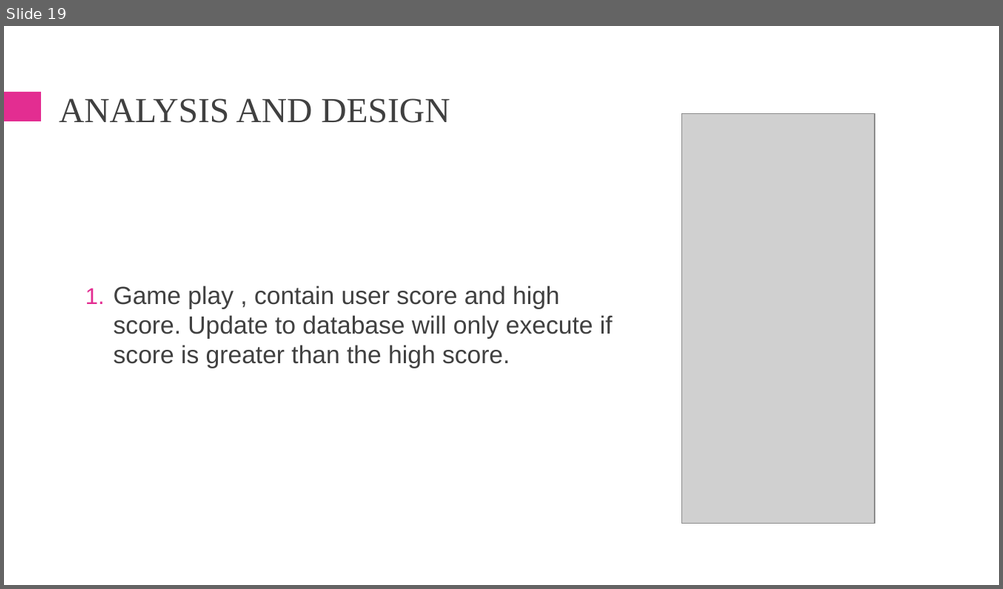
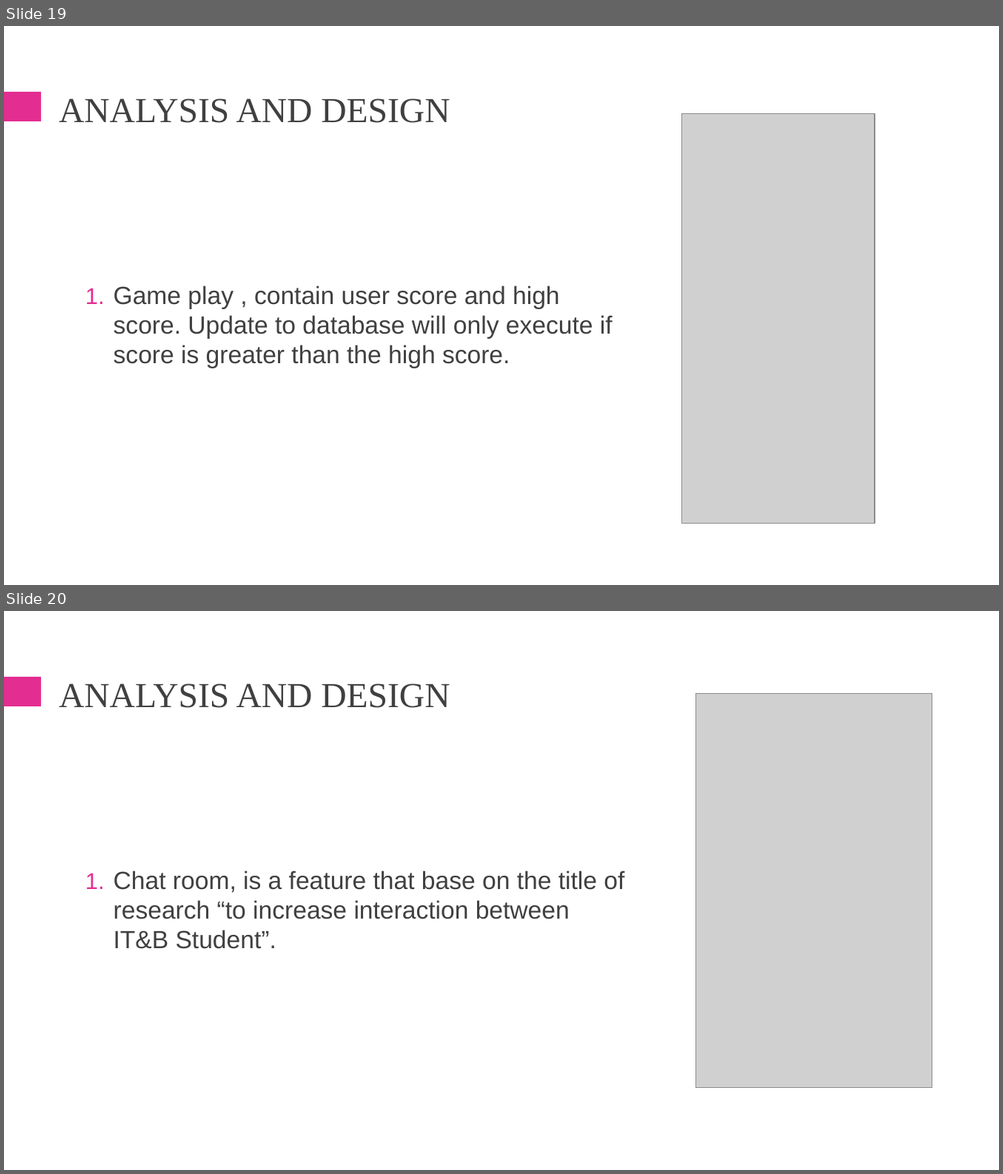
Before and after one commit to Wilsontansil/FinalProject, a slide deck: Skripsi/Presentation2.pptx. Shown one above the other, each under a label of ours: slide 19 before the commit, slides 19 and 20 after it. The pictures are 1003x589 and 1003x1174 pixels, drawn with LibreOffice and Linux fonts; fonts in the diff are those of the drawing; grey boxes stand for pictures. Boxes give left, top, right and bottom in pixels: in the first picture for what was removed or moved away, otherwise in the second. Text is boxed around its words. In the diff, an @@ line names an element or a change of style, - is before the commit and + after.

```diff
--- a/Skripsi/Presentation2.pptx
+++ b/Skripsi/Presentation2.pptx
@@ slide 20 added at box(4, 611, 999, 1170), background #FFFFFF; not listed: 1 template element that a slide beside it also shows @@
@@ title added at box(59, 684, 449, 708), 34 pt, text #404040 @@
+ANALYSIS AND DESIGN
@@ picture added at box(696, 694, 932, 1088) @@
@@ text added at box(114, 871, 624, 949), 24 pt, text #404040 @@
+  1. Chat room, is a feature that base on the title of research “to increase interaction between IT&B Student”.
```
Also in this commit, not shown: 1 other slide added, 1 slide removed, 17 other files.
